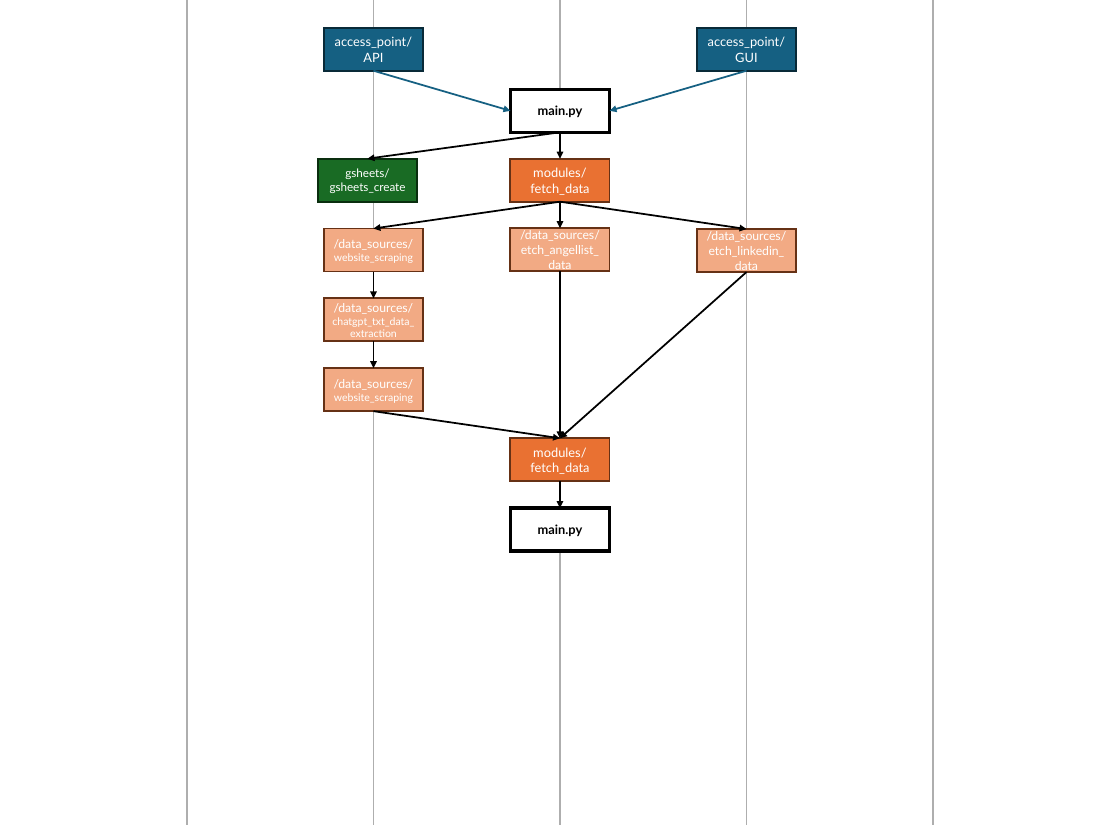
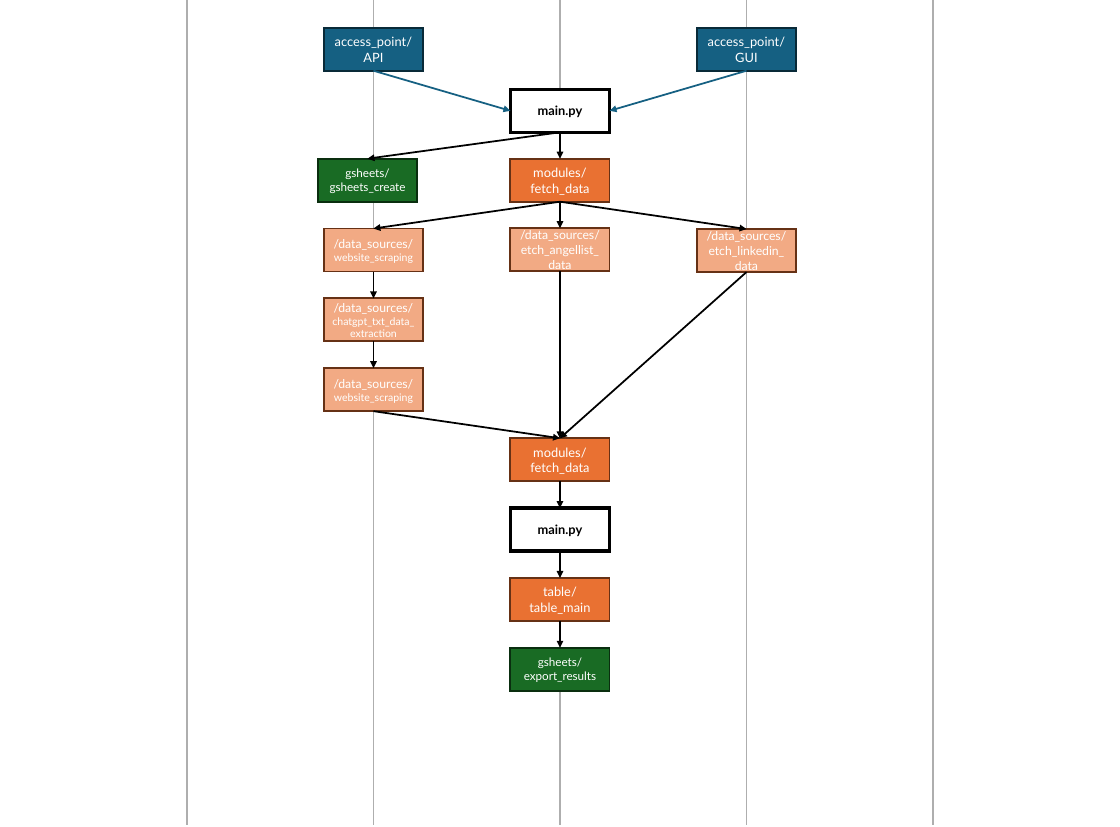
Before and after one commit to RobinJue/StartupEvalTool, a slide deck: slide 1 of structure.pptx. Drawn at 1120x827 pixels with LibreOffice and Linux fonts; fonts in the diff are those of the drawing. Boxes give left, top, right and bottom in pixels: in the first picture for what was removed or moved away, otherwise in the second. Text is boxed around its words. In the diff, an @@ line names an element or a change of style, - is before the commit and + after.

Commit message:
integrated gsheets_create into main

```diff
--- a/structure.pptx
+++ b/structure.pptx
@@ arrow added from (560, 551) to (560, 578), #000000 1.5 pt @@
@@ rectangle added at <box>511,578,610,621</box>, fill #E97132, outline #663216 1.5 pt, 11 pt, text #FFFFFF @@
+table/
+table_main
@@ arrow added from (560, 621) to (560, 648), #000000 1.5 pt @@
@@ rectangle added at <box>511,648,610,691</box>, fill #196B24, outline #0B2F10 1.5 pt, 10 pt, text #FFFFFF @@
+gsheets/
+export_results
```
Also in this commit, not shown: 5 other files.
